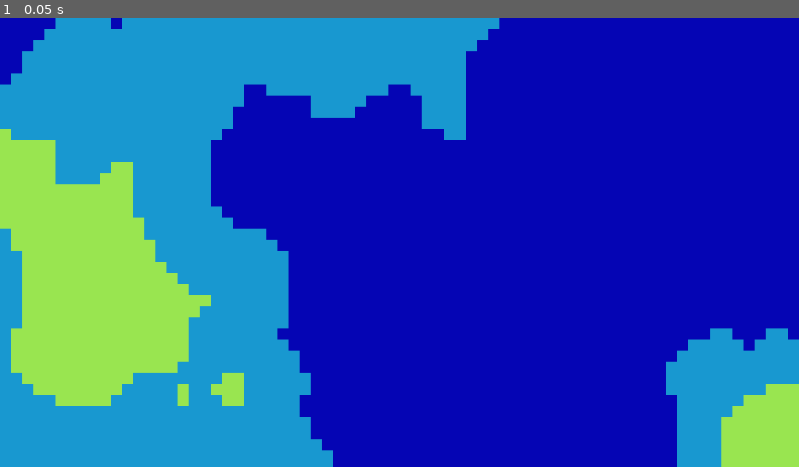
Above: before the commit, frame 1.
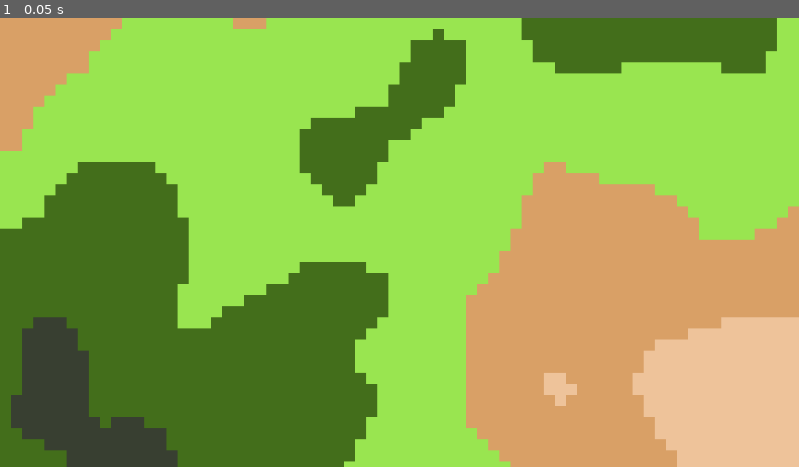
Above: after the commit, the same moment.

Repository: DiddySmooth/CitsGodot
Game: Godot game, scene res://Scripts/MainScene.tscn
The game is run twice, just before and just after one commit, with the same random seed, the same clock (stepped at 60 frames per second) and the same inputs.
Inputs:
- Up to frame 1 (0.05 s): no input

The runs differ from the first frame. In frame 1, 99% of the frame differs, in the area x 0-100%, y 0-100%.

Commit message:
generator

Diff:
--- a/MainScene.tscn
+++ b/MainScene.tscn
@@ -1,10 +1,27 @@
-[gd_scene load_steps=5 format=3 uid="uid://bs12tjn2jj0l7"]
+[gd_scene load_steps=7 format=3 uid="uid://bs12tjn2jj0l7"]
 
 [ext_resource type="Script" path="res://Scripts/GameManager.gd" id="1_8065l"]
 [ext_resource type="Script" path="res://TileMap.gd" id="2_6w4yv"]
+[ext_resource type="Texture2D" uid="uid://dhn6q8abtlptm" path="res://Assets/TerrainTiles.png" id="2_773ox"]
 [ext_resource type="Script" path="res://Scripts/CitManager.gd" id="2_mqwgj"]
 
+[sub_resource type="TileSetAtlasSource" id="TileSetAtlasSource_c4mcy"]
+texture = ExtResource("2_773ox")
+0:0/0 = 0
+1:0/0 = 0
+2:0/0 = 0
+3:0/0 = 0
+0:1/0 = 0
+1:1/0 = 0
+2:1/0 = 0
+3:1/0 = 0
+0:2/0 = 0
+1:2/0 = 0
+2:2/0 = 0
+3:2/0 = 0
+
 [sub_resource type="TileSet" id="TileSet_stkmv"]
+sources/0 = SubResource("TileSetAtlasSource_c4mcy")
 
 [node name="GameManager" type="Node2D"]
 script = ExtResource("1_8065l")
--- a/TileMap.gd
+++ b/TileMap.gd
@@ -9,25 +9,39 @@
 func generateMap():
 	noise = FastNoiseLite.new()
 	noise.seed = 123
-	noise.frequency = 0.02
+	noise.frequency = 0.009
 	noise.fractal_octaves = 4
 	noise.fractal_lacunarity = 2.0
 	noise.fractal_gain = 0.5
 
-	for x in range(100):
-		for y in range(100):
+	for x in range(1000):
+		for y in range(1000):
 			var coords: Vector2 = Vector2(x, y)
 			var noise_value = noise.get_noise_2dv(coords)
 			var tile_index = determine_tile_index(noise_value)
 			set_cell(0, coords, 0, tile_index)
 	pass
 func determine_tile_index(value: float) -> Vector2:
-	if value < 0.2:
+	if value < -.8:
 		return Vector2(0,0)
-	elif value > 0.2 && value < 0.5:
+	elif value >= -.8 && value < -0.6:
+		return Vector2(1,0)
+	elif value >= -.6 && value < -.4:
+		return Vector2(2,0)
+	elif value >= -.4 && value < -.2:
 		return Vector2(3,0)
+	elif value >= -.2 && value < 0:
+		return Vector2(0,1)
+	elif value >= 0 && value < 0.2:
+		return Vector2(1,1)
+	elif value >= 0.2 && value < 0.4:
+		return Vector2(2,1)
+	elif value >= 0.4 && value < 0.6:
+		return Vector2(0,2)
+	elif value >= 0.6 && value < 0.8:
+		return Vector2(2,2)
 	else:
-		return Vector2(2,1)
+		return Vector2(3,2)
 
 # Called every frame. 'delta' is the elapsed time since the previous frame.
 func _process(delta):
